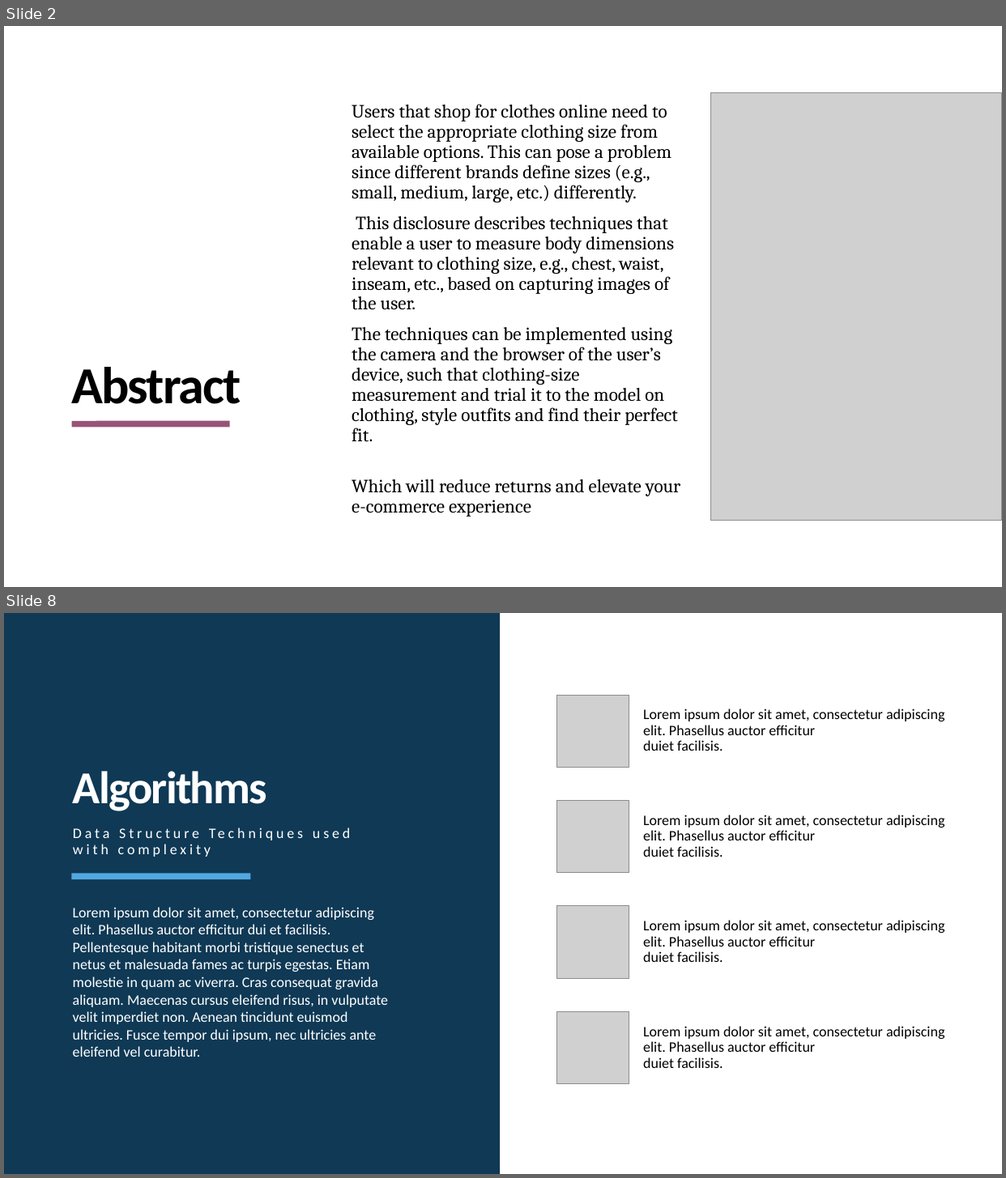
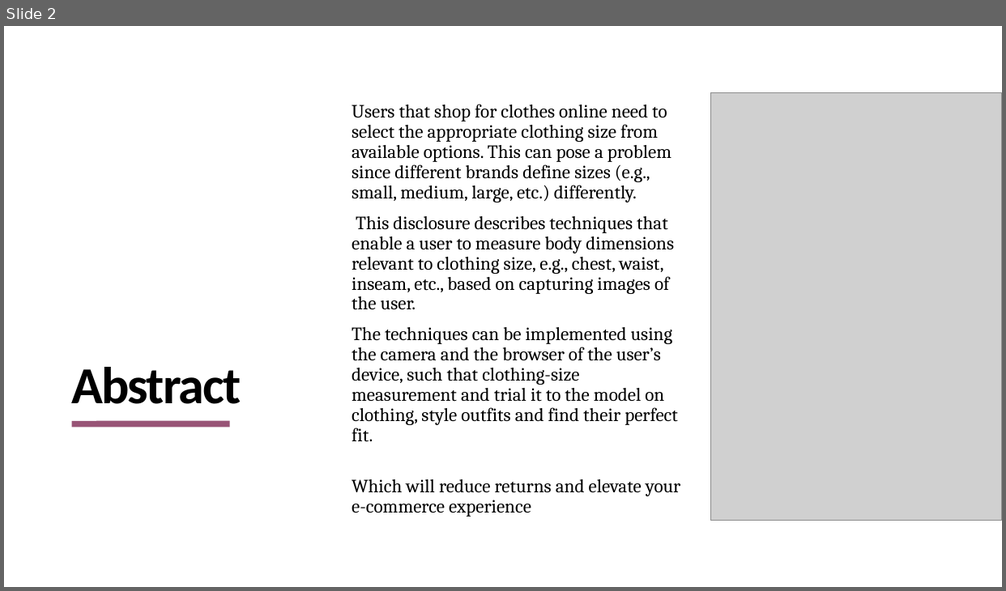
Before and after one commit to 3-idiot/VIRTUAL-CLOTHING-SYSTEM, a slide deck: doc/PPT/VIRTUAL CLOTHING SYSTEM (v1).pptx. Shown one above the other, each under a label of ours: slides 2 and 8 before the commit, slide 2 after it; the slides between them are not shown. The pictures are 1006x1178 and 1006x591 pixels, drawn with LibreOffice and Linux fonts; fonts in the diff are those of the drawing; grey boxes stand for pictures. Boxes give left, top, right and bottom in pixels: in the first picture for what was removed or moved away, otherwise in the second. Text is boxed around its words. In the diff, an @@ line names an element or a change of style, - is before the commit and + after.

```diff
--- a/doc/PPT/VIRTUAL CLOTHING SYSTEM (v1).pptx
+++ b/doc/PPT/VIRTUAL CLOTHING SYSTEM (v1).pptx
@@ slide 8 removed at box(4, 613, 1002, 1174), background #FFFFFF @@
@@ rectangle removed at box(4, 613, 500, 1174) @@
@@ picture removed at box(556, 696, 629, 768) @@
@@ text removed at box(643, 709, 944, 751) @@
-Lorem ipsum dolor sit amet, consectetur adipiscing elit. Phasellus auctor efficitur
-duiet facilisis.
@@ title removed at box(73, 771, 267, 811) @@
-Algorithms
@@ picture removed at box(556, 801, 629, 874) @@
@@ text removed at box(643, 815, 944, 857) @@
-Lorem ipsum dolor sit amet, consectetur adipiscing elit. Phasellus auctor efficitur
-duiet facilisis.
@@ text removed at box(73, 844, 211, 857) @@
-Data Structure Techniques used with complexity
@@ line removed from (250, 876) to (71, 876) @@
@@ text removed at box(73, 907, 388, 1057) @@
-Lorem ipsum dolor sit amet, consectetur adipiscing elit. Phasellus auctor efficitur dui et facilisis. Pellentesque habitant morbi tristique senectus et netus et malesuada fames ac turpis egestas. Etiam molestie in quam ac viverra. Cras consequat gravida aliquam. Maecenas cursus eleifend risus, in vulputate velit imperdiet non. Aenean tincidunt euismod ultricies. Fusce tempor dui ipsum, nec ultricies ante eleifend vel curabitur.
@@ picture removed at box(556, 906, 629, 979) @@
@@ text removed at box(643, 920, 944, 962) @@
-Lorem ipsum dolor sit amet, consectetur adipiscing elit. Phasellus auctor efficitur
-duiet facilisis.
@@ picture removed at box(556, 1012, 629, 1084) @@
@@ text removed at box(643, 1026, 944, 1068) @@
-Lorem ipsum dolor sit amet, consectetur adipiscing elit. Phasellus auctor efficitur
-duiet facilisis.
```
Also in this commit, not shown: 7 slides changed, 4 slides added, 1 other slide removed, 3 other files.
